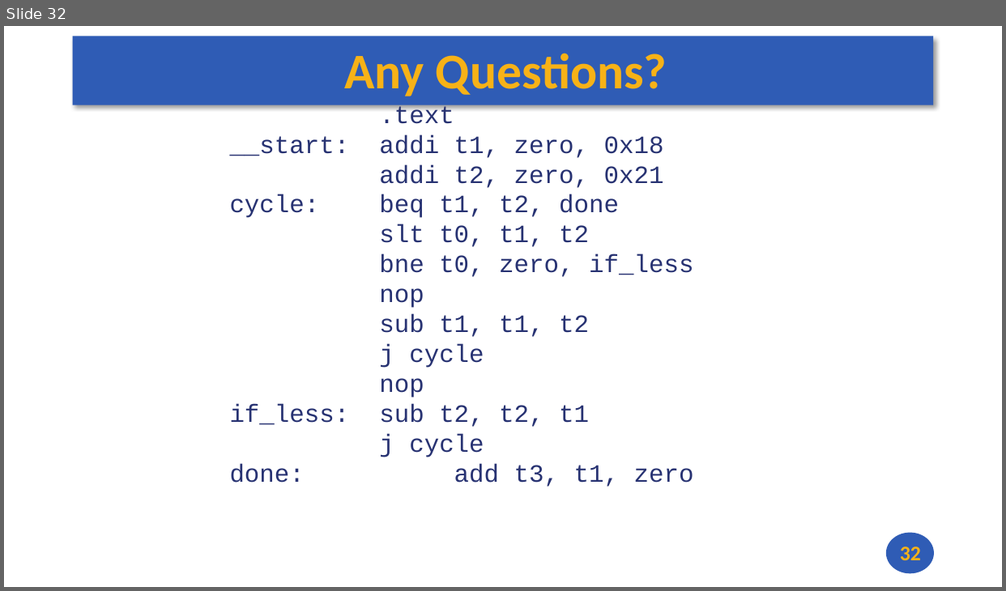
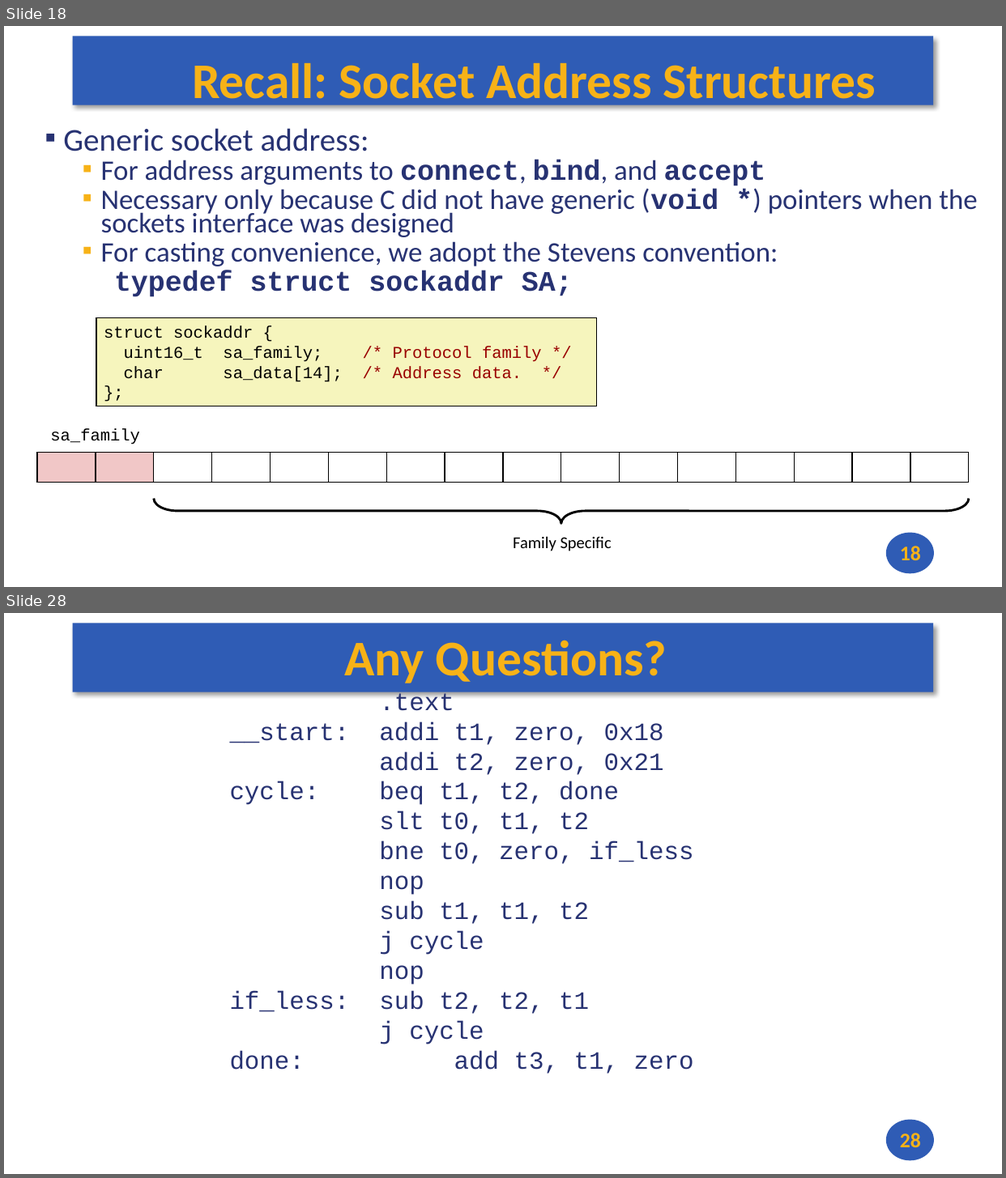
Before and after one commit to andrewt0301/hse-acos-course, a slide deck: docs/part2os/13_Sockets/OS_Lecture_13.pptx. Shown one above the other, each under a label of ours: slide 32 before the commit, slides 18 and 28 after it; the slides between them are not shown. The pictures are 1006x591 and 1006x1178 pixels, drawn with LibreOffice and Linux fonts; fonts in the diff are those of the drawing. Boxes give left, top, right and bottom in pixels: in the first picture for what was removed or moved away, otherwise in the second. Text is boxed around its words. In the diff, an @@ line names an element or a change of style, - is before the commit and + after.

```diff
--- a/docs/part2os/13_Sockets/OS_Lecture_13.pptx
+++ b/docs/part2os/13_Sockets/OS_Lecture_13.pptx
@@ slide 18 added at bbox=[4, 26, 1002, 587], background #FFFFFF; not listed: 2 template elements that a slide beside it also shows @@
@@ title added at bbox=[192, 63, 876, 110], 48 pt, text #F7B217, bold @@
+Recall: Socket Address Structures
@@ text added at bbox=[63, 128, 977, 297], 27.2 pt, text #273272 @@
+▪ Generic socket address:
+  ▪ For address arguments to connect, bind, and accept
+  ▪ Necessary only because C did not have generic (void *) pointers when the sockets interface was designed
+  ▪ For casting convenience, we adopt the Stevens convention:
+  typedef struct sockaddr SA;
@@ rectangle added at bbox=[96, 318, 596, 407], fill #F6F5BD, outline #000000 1 pt, 16 pt, text #000000 @@
+struct sockaddr {
+uint16_t sa_family; /* Protocol family */
+char sa_data[14]; /* Address data. */
+};
@@ text added at bbox=[50, 429, 140, 445], 16 pt, text #000000 @@
+sa_family
@@ group added at bbox=[37, 453, 969, 483]: 16 rectangles @@
@@ right brace added at bbox=[154, 499, 969, 524], outline #000000 2.25 pt @@
@@ text added at bbox=[513, 536, 612, 552], 16 pt, text #000000 @@
+Family Specific
@@ page number added at bbox=[900, 546, 921, 561], 20 pt, text #F7B217, bold @@
+18
@@ what was slide 32 is now slide 28 @@
@@ page number at bbox=[900, 1133, 921, 1148]: text changed @@
-32
+28
```
Also in this commit, not shown: 1 slide changed, 25 other slides added, 30 slides removed, 2 other files.
